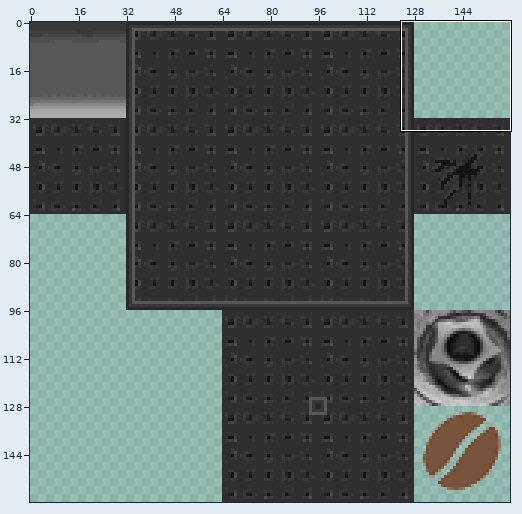
Two versions of one sprite sheet, StarbucksPrincess Proto/assets/tileset/tilemap.png. The picture above shows the old version from afar; the outline marks the close-up.
Close-up. As it was:
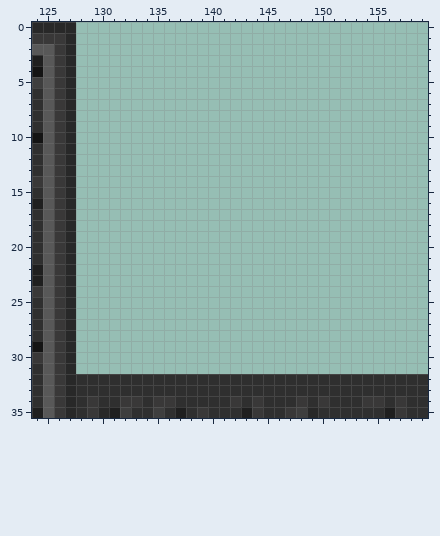
The file is 160x160 pixels. Pixels under 10% opacity are left out. Colours within 5 levels of each other are drawn and written as one. Shown: x 124..159, y 0..35. The commit also changed other parts of the picture, which this record leaves out.
Now the later version:
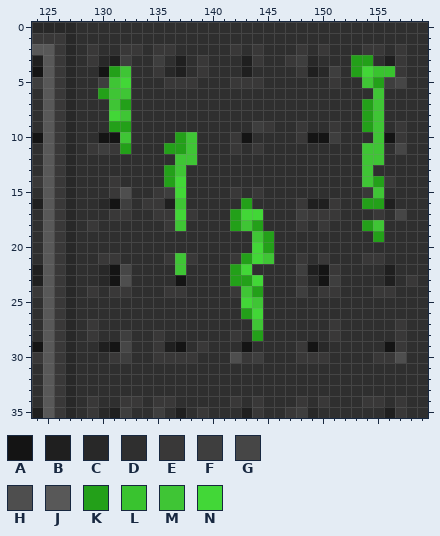
Palette (. is transparent): A #141414  B #1f1f1f  C #282828  D #2f2f2f  E #393838  F #3e3e3e  G #464646  H #4e4e4e  J #585858  K #23a019  L #39c32f  M #3fc535  N #42d737
From old to new:
Changed rows in their new state; - is an unchanged pixel.
first column x 128:
 0 DDDDDDDDDDDDDDDDDDDDDDDDDDDDDDDD
 1 DDDDDDDDDDDDDDDDDDDDDDDDDDDDDDDD
 2 DEDDEEDEEDDDDDEDEDDDEDEDDDEEDEDD
 3 DECBFDDFDBDEDDDBEDDEFCDDDKKDBEDD
 4 DDAKMDDECBDEDDDBDDDDEBCFDKNLLEDD
 5 DDFMNDDDEEEDDDEEEDDDDDDEDDMKFGDD
 6 DDKMMDDDDDDDDDDDDDDDDDDDDDDMDDDD
 7 DDDMKDDDDDDDDDDDDDDDDDDDDDKMDDDD
 8 DDDNMDDDDDDDDDDDDDDDDDDDDDKMDDDD
 9 DDDKKDDDDDDDDDDDFEDDEDDEDDKMDEDD
10 DDAAMDDDDKMDDDEADDDDEAAFDDDMAEDD
11 DEFEKDDDKKMDDDEDEDDDDDDDDDMMDGDD
12 DDDDDDDDDMMDDDDDDDDDDDDDDDMMDDDD
13 DDDDDDDDKMDDDDDDDDDDDDDDDDMDDDDD
14 DDDEDDDDKNDDDDDDDDDDDDDDDDMKEDDD
15 DDDEHDDEFNDDDDEDEDDDDDDDDDEMDDDD
16 DDCAFDEEBMDDDDDKDDDDEBBEDDKKBDDD
17 DDDEEDDEENEDDDKNNDDDFEEEDDDEDGDD
18 DEDDDDDDEMDDDDKMKDDDEDEDDDKMDDDD
19 DDDDDDDDDDDDDDDDMKDDDDDDDDDKDDDD
20 DDDDDDDDDDDDDDDDNKDDDDDDDDDDDDDD
21 DDEEDDDDEMEDDDEKNMDDEDEDDDEEDDDD
22 DDCAGDDDDMDDDDKNDDDDFBAEDDDDBDDD
23 DDCAHDDDDADDDDKKNDDDECAFDDDDBDED
24 DEDEEDDDEEDDDDEMKDDDFDEEDDDEEDDD
25 DDDDDDDDDDDDDDDNMDDDDDDDDDDDDDDD
26 DDDDDDDDDDDDDDDKNDDDDDDDDDDDDDDD
27 DEDDDDDDDDDDDDDDMDDDDDDEDDDDDEDD
28 DEDDFDDEDDDDDDEDKDDDDDDEDDDDDEDD
29 DDBAGDDEBADEDDDADDDDEACDDDDDAEDD
30 DDDEFDDEEEEDDDHEFDDDEEEDDDDEEHDD
31 DDDDDDDDDDDDDDDDDDDDDDDDDDDDDDDD
Changed places in both close-ups, as pixel boxes (x1, y1, x2, y2):
added: (76, 22, 428, 374)
